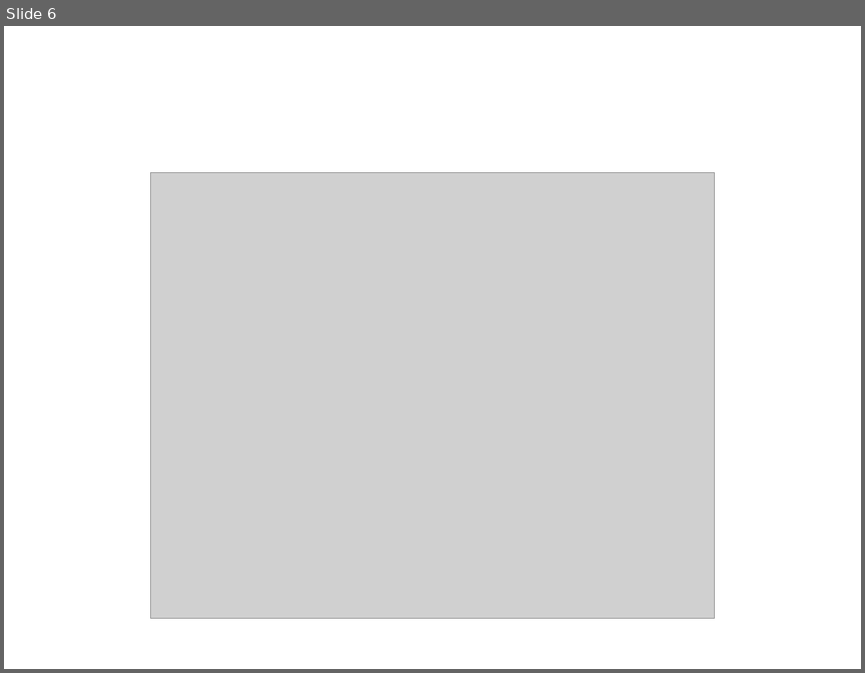
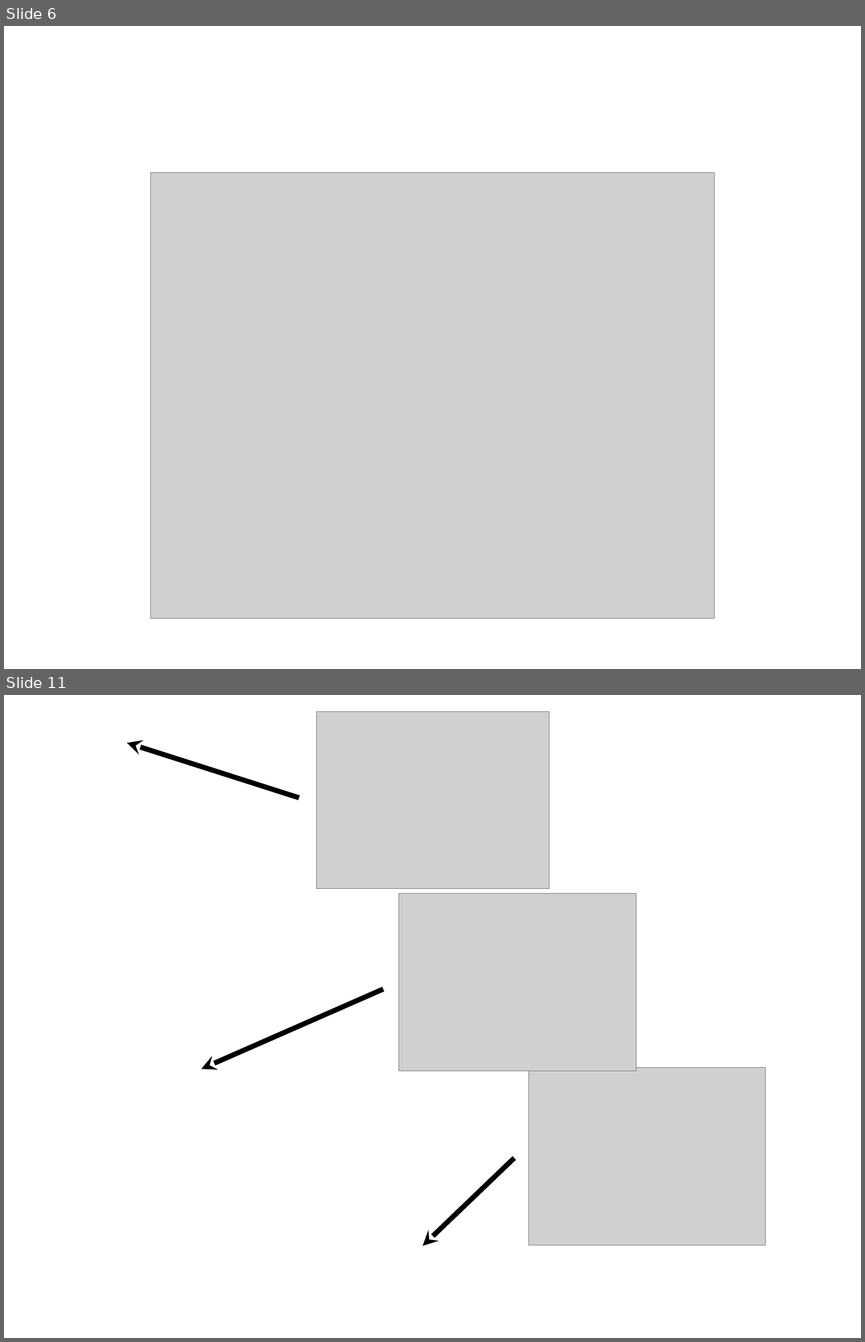
Before and after one commit to wronk/dbw, a slide deck: FinalPresentation/rich_slides.ppt. Shown one above the other, each under a label of ours: slide 6 before the commit, slides 6 and 11 after it; the slides between them are not shown. The pictures are 865x673 and 865x1342 pixels, drawn with LibreOffice and Linux fonts; fonts in the diff are those of the drawing; grey boxes stand for pictures; background and template pictures are left out. Boxes give left, top, right and bottom in pixels: in the first picture for what was removed or moved away, otherwise in the second. Text is boxed around its words. In the diff, an @@ line names an element or a change of style, - is before the commit and + after.

```diff
--- a/FinalPresentation/rich_slides.ppt
+++ b/FinalPresentation/rich_slides.ppt
@@ slide 11 added at (4, 695, 861, 1338), background picture (left out) @@
@@ picture added at (316, 711, 549, 888) @@
@@ arrow added from (299, 798) to (127, 743), #000000 6.01 pt @@
@@ picture added at (399, 894, 636, 1070) @@
@@ arrow added from (383, 989) to (201, 1068), #000000 6.01 pt @@
@@ picture added at (529, 1068, 766, 1244) @@
@@ arrow added from (515, 1158) to (423, 1246), #000000 6.01 pt @@
```
Also in this commit, not shown: 7 other slides added, 9 slides removed, 13 other files.
